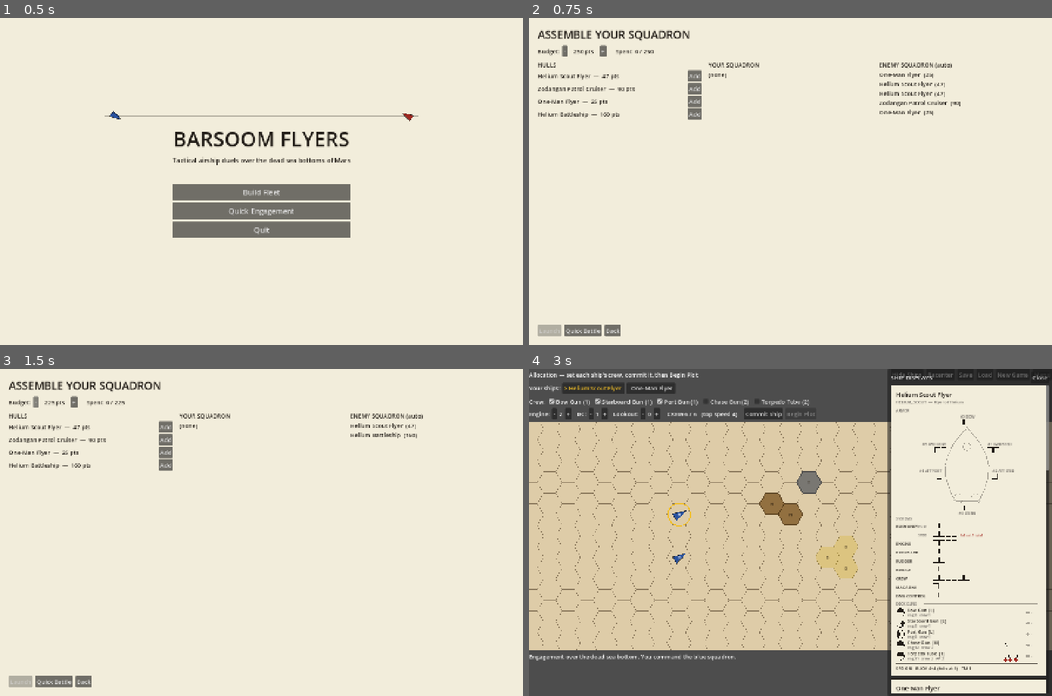
Above: before the commit, frames 1-4 (two rows, left to right).
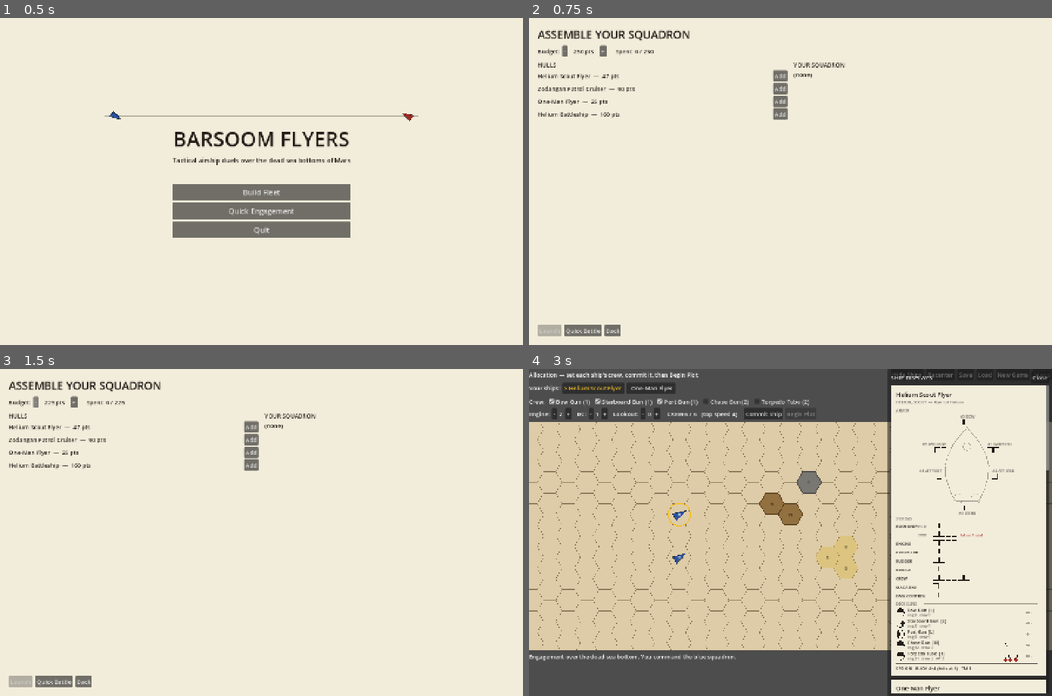
Above: after the commit, the same moments.

Repository: pklinker/martian-flyers
Game: Godot game, scene res://ui/main_menu.tscn
The game is run twice, just before and just after one commit, with the same random seed, the same clock (stepped at 60 frames per second) and the same inputs.
Inputs:
- Up to frame 1 (0.5 s): no input
- Up to frame 2 (0.75 s): click "Build Fleet" at 0.5 s
- Up to frame 3 (1.5 s): click "-" at 1.25 s
- Up to frame 4 (3 s): click "+" at 2 s; click "Quick Battle" at 2.75 s

Frame 1 is identical in both runs. In frame 2, 1.7% of the frame differs, in the area x 30-83%, y 13-32%; in frame 3, 1.4%; in frame 4, less than 0.1%.

Commit message:
remove enemy fleet from planner.

Diff:
--- a/ui/fleet_builder_screen.gd
+++ b/ui/fleet_builder_screen.gd
@@ -1,9 +1,10 @@
 extends Control
 ## Pre-battle fleet-builder: pick a points budget and spend it on hulls for your
-## squadron. The AI's roster is generated to the same budget via FleetBuilder.
-## "Launch" hands both rosters to the map through BattleConfig; "Quick Battle"
-## skips the builder with the map's default 2v2. All cost/validation logic lives
-## in FleetBuilder / ShipDef.point_cost — this screen only chooses and displays.
+## squadron. The enemy fleet stays HIDDEN here — it is generated only at Launch,
+## to the same budget but independently of your choices, so you can't counter-pick
+## (and the AI can't react to you either). "Launch" hands both rosters to the map
+## through BattleConfig; "Quick Battle" skips the builder with the map's default
+## 2v2. All cost/validation lives in FleetBuilder / ShipDef.point_cost.
 
 const PAPER := Color(0.95, 0.93, 0.86)
 const INK := Color(0.13, 0.11, 0.09)
@@ -17,23 +18,18 @@
 
 var _budget := 250
 var _player: Array[StringName] = []
-var _ai: Array[StringName] = []
-var _ai_seed_base := 0
 
 # Widgets refreshed on every change.
 var budget_label: Label
 var spent_label: Label
 var roster_box: VBoxContainer
-var ai_box: VBoxContainer
 var launch_btn: Button
 
 
 func _ready() -> void:
 	set_anchors_preset(Control.PRESET_FULL_RECT)
 	resized.connect(queue_redraw)
-	_ai_seed_base = int(Time.get_unix_time_from_system())
 	_build_ui()
-	_regen_ai()
 	_refresh()
 
 
@@ -71,7 +67,8 @@
 	spent_label.add_theme_color_override("font_color", INK)
 	brow.add_child(spent_label)
 
-	# Three columns: catalog | your roster | enemy preview.
+	# Two columns: catalog | your roster. The enemy fleet is never shown here —
+	# it's assembled in secret at Launch, so there's nothing to counter-pick.
 	var cols := HBoxContainer.new()
 	cols.size_flags_vertical = Control.SIZE_EXPAND_FILL
 	cols.add_theme_constant_override("separation", 18)
@@ -87,15 +84,6 @@
 	roster_box = VBoxContainer.new()
 	roster_box.add_theme_constant_override("separation", 3)
 	mid.add_child(roster_box)
-
-	var right := VBoxContainer.new()
-	right.size_flags_horizontal = Control.SIZE_EXPAND_FILL
-	right.add_theme_constant_override("separation", 4)
-	cols.add_child(right)
-	right.add_child(_heading("ENEMY SQUADRON (auto)"))
-	ai_box = VBoxContainer.new()
-	ai_box.add_theme_constant_override("separation", 3)
-	right.add_child(ai_box)
 
 	# Action row.
 	var arow := HBoxContainer.new()
@@ -148,7 +136,6 @@
 
 func _budget_step(dir: int) -> void:
 	_budget = clampi(_budget + dir * BUDGET_STEP, BUDGET_MIN, BUDGET_MAX)
-	_regen_ai()
 	_refresh()
 
 
@@ -161,14 +148,6 @@
 	if index >= 0 and index < _player.size():
 		_player.remove_at(index)
 	_refresh()
-
-
-## Regenerate the enemy roster to the current budget. Seeded by a per-session
-## base XOR the budget, so the preview matches what launches and varies per visit.
-func _regen_ai() -> void:
-	var rng := RandomNumberGenerator.new()
-	rng.seed = _ai_seed_base ^ (_budget * 2654435761)
-	_ai = FleetBuilder.generate_roster(_budget, rng)
 
 
 func _refresh() -> void:
@@ -177,15 +156,13 @@
 	spent_label.text = "    Spent: %d / %d" % [spent, _budget]
 	spent_label.add_theme_color_override("font_color", OVER if spent > _budget else INK)
 
-	_fill_roster(roster_box, _player, true)
-	_fill_roster(ai_box, _ai, false)
+	_fill_roster(roster_box, _player)
 
 	launch_btn.disabled = not FleetBuilder.is_valid(_player, _budget)
 
 
-## Render a roster into `box`. Player rows get a Remove button; the enemy preview
-## is read-only.
-func _fill_roster(box: VBoxContainer, roster: Array, removable: bool) -> void:
+## Render the player's roster into `box`, each row with a Remove button.
+func _fill_roster(box: VBoxContainer, roster: Array) -> void:
 	for c in box.get_children():
 		box.remove_child(c)
 		c.queue_free()
@@ -200,14 +177,12 @@
 		var row := HBoxContainer.new()
 		row.add_theme_constant_override("separation", 6)
 		box.add_child(row)
+		var idx := i
+		_btn(row, "x", func() -> void: _remove_ship(idx))
 		var lbl := Label.new()
 		lbl.text = "%s  (%d)" % [d.display_name, d.point_cost()]
-		lbl.size_flags_horizontal = Control.SIZE_EXPAND_FILL
 		lbl.add_theme_color_override("font_color", INK)
 		row.add_child(lbl)
-		if removable:
-			var idx := i
-			_btn(row, "x", func() -> void: _remove_ship(idx))
 
 
 # ---------------------------------------------------------------------------
@@ -217,7 +192,12 @@
 func _on_launch() -> void:
 	if not FleetBuilder.is_valid(_player, _budget):
 		return
-	BattleConfig.set_battle(_player, _ai, _budget)
+	# Generate the enemy fleet now, from fresh entropy — to the same budget but
+	# with no knowledge of the player's roster (and unseen until the battle opens).
+	var rng := RandomNumberGenerator.new()
+	rng.randomize()
+	var ai := FleetBuilder.generate_roster(_budget, rng)
+	BattleConfig.set_battle(_player, ai, _budget)
 	get_tree().change_scene_to_file(GAME_SCENE)
 
 
Not shown, changed: IMPLEMENTATION_PLAN.md
